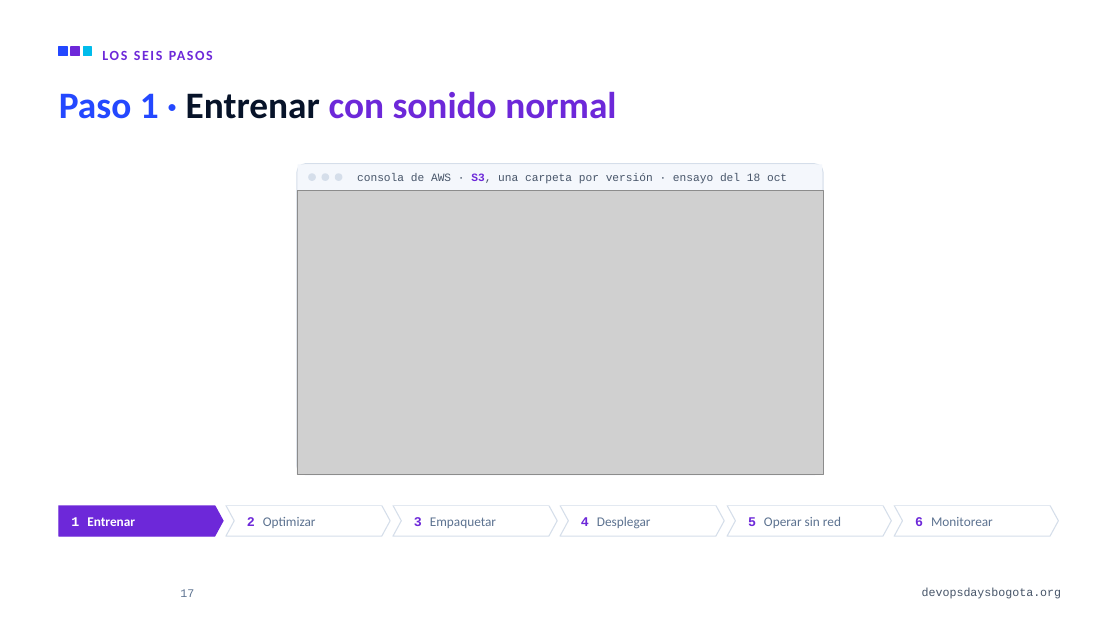
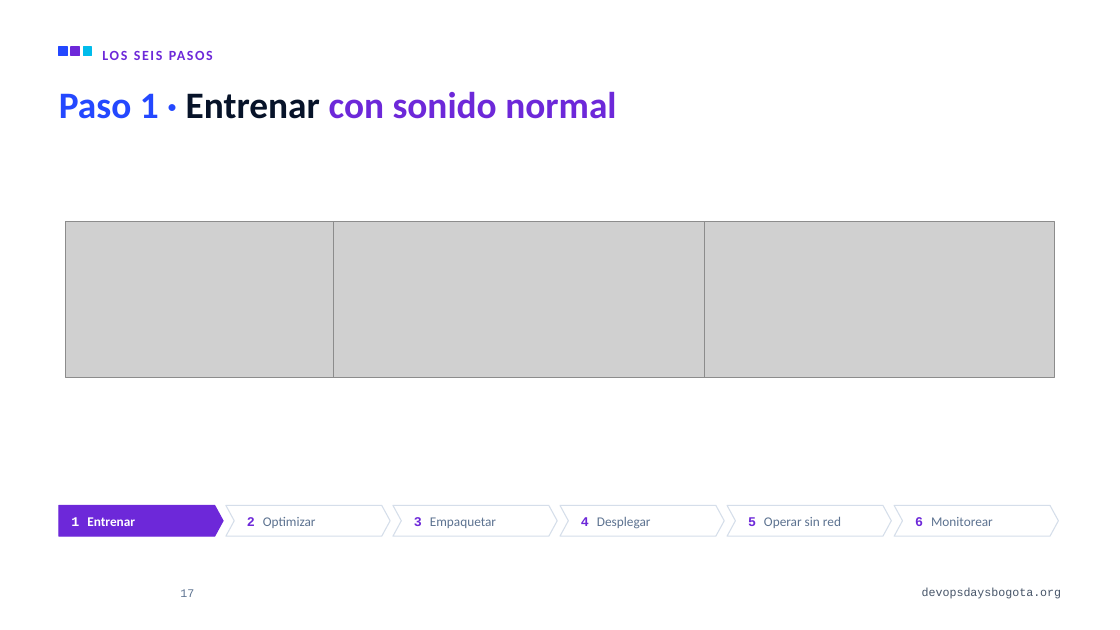
Before and after one commit to alejandro945/mlops-a-ciegas, a slide deck: slide 17 of talk/MLOps-a-ciegas-DevOpsDays-Bogota-2026.pptx. Drawn at 1120x630 pixels with LibreOffice and Linux fonts; fonts in the diff are those of the drawing; grey boxes stand for pictures; background and template pictures are left out. Boxes give left, top, right and bottom in pixels: in the first picture for what was removed or moved away, otherwise in the second. Text is boxed around its words. In the diff, an @@ line names an element or a change of style, - is before the commit and + after.

```diff
--- a/talk/MLOps-a-ciegas-DevOpsDays-Bogota-2026.pptx
+++ b/talk/MLOps-a-ciegas-DevOpsDays-Bogota-2026.pptx
@@ group removed at box(0, 133, 1120, 505): 4 rounded rectangles, 2 rectangles, 1 text, 1 picture @@
-consola de AWS · S3, una carpeta por versión · ensayo del 18 oct
@@ picture added at box(66, 222, 336, 377) @@
@@ picture added at box(334, 222, 707, 377) @@
@@ picture added at box(705, 222, 1055, 377) @@
```
Also in this commit, not shown: 7 other slides changed, 2 slides added, 1 slide removed, 10 other files.
